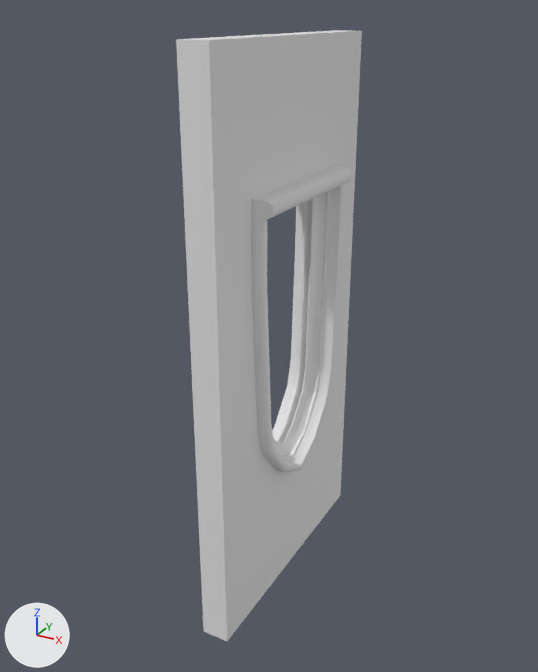
What one commit did to the Blender file Basic Room/Church Small Window 2x4x0.2.blend.
One viewpoint serves both versions: a 50 mm camera at (2.2, -4.37, 0.14) aimed at (-0.18, -0.05, -2.02). The axes (+X, +Y, +Z) are drawn at lower left. The lights are the same throughout.

The first picture shows 'Church Small Window(B) 2x4x0.2', 'Window Frame', 'Windowsill'.
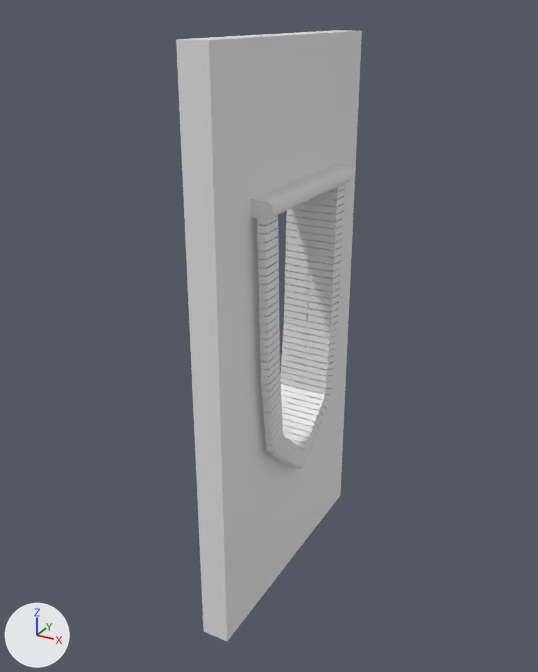
What differs and where, as boxes (x1, y1, x2, y2) in the pictures (538 x 672 px):
'Array Profile', added: after (257, 184, 345, 469)
'Window Frame', hidden: before (251, 184, 343, 472)

The edits, one by one:
Mesh me_cuwindow_frame_profile_curve_001 is new.
It has 8300 vertices, 4150 faces and spans x -0.07..0.32, y -0.17..1.04, z -2.09..0.02.
Object 'Window Frame' (ob_window_frame) is now hidden.
Object 'Array Profile' (ob_array_profile) is new; it shows me_cuwindow_frame_profile_curve_001.
Its location is (-0.224, -0.431, -1.0).
